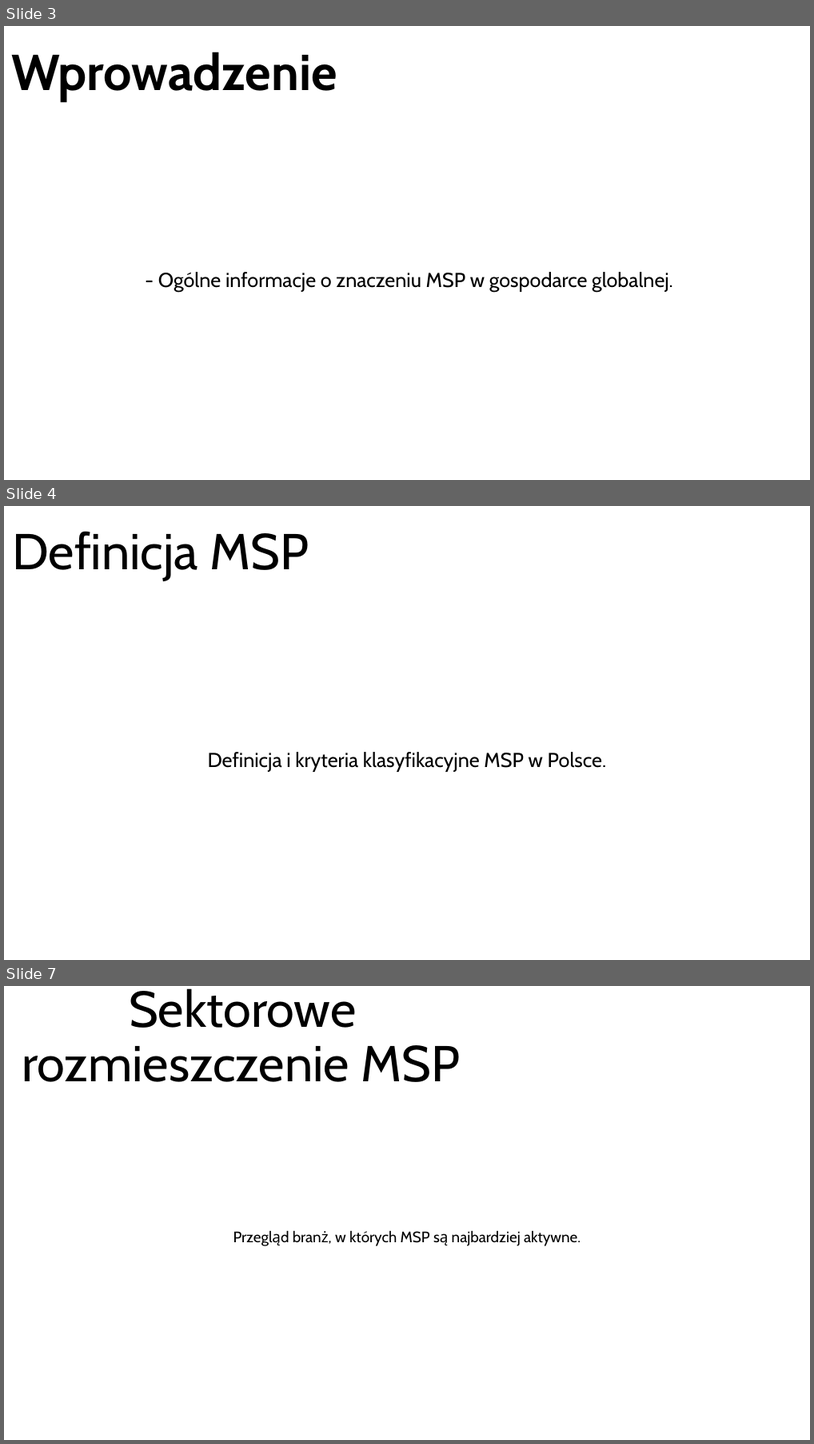
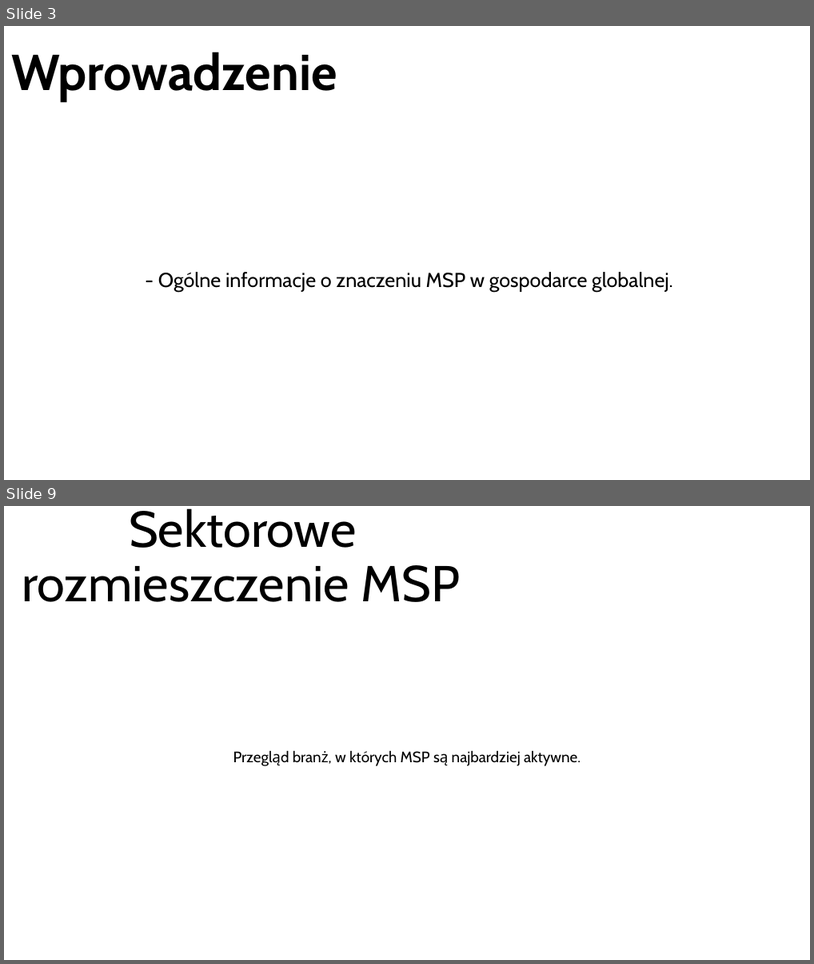
Before and after one commit to dmw-wsb/WPSG, a slide deck: WPSG_INF_K4m_Prezentacja_temat_3.pptx. Shown one above the other, each under a label of ours: slides 3, 4 and 7 before the commit, slides 3 and 9 after it; the slides between them are not shown. The pictures are 814x1444 and 814x964 pixels, drawn with LibreOffice and Linux fonts; fonts in the diff are those of the drawing. Boxes give left, top, right and bottom in pixels: in the first picture for what was removed or moved away, otherwise in the second. Text is boxed around its words. In the diff, an @@ line names an element or a change of style, - is before the commit and + after.

Commit message:
definicja MSP, statystyki w polsce i z innymi krajami

```diff
--- a/WPSG_INF_K4m_Prezentacja_temat_3.pptx
+++ b/WPSG_INF_K4m_Prezentacja_temat_3.pptx
@@ slide 4 removed at [4,506,810,960], background #FFFFFF @@
@@ title removed at [12,531,309,581] @@
-Definicja MSP
@@ subtitle removed at [208,752,607,772] @@
-Definicja i kryteria klasyfikacyjne MSP w Polsce.
@@ what was slide 7 is now slide 9 @@
```
Also in this commit, not shown: 5 slides added, 2 other slides removed.
